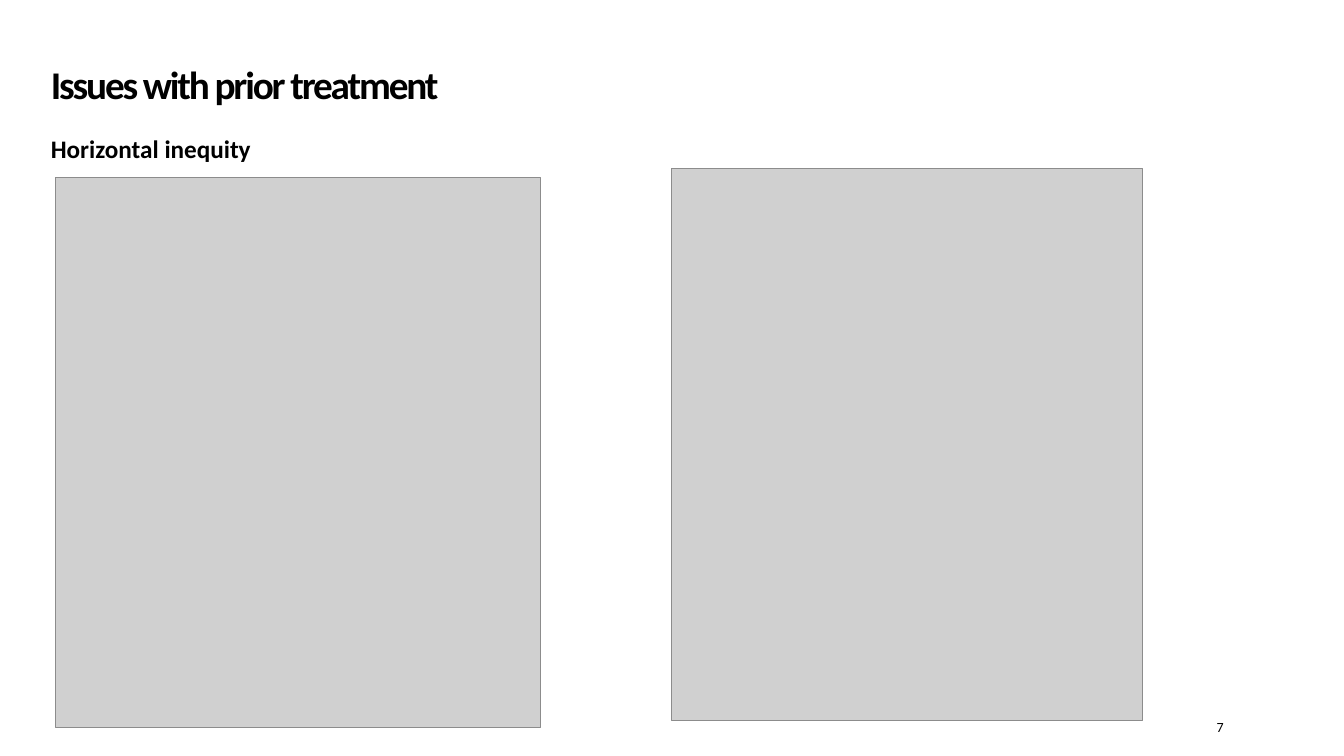
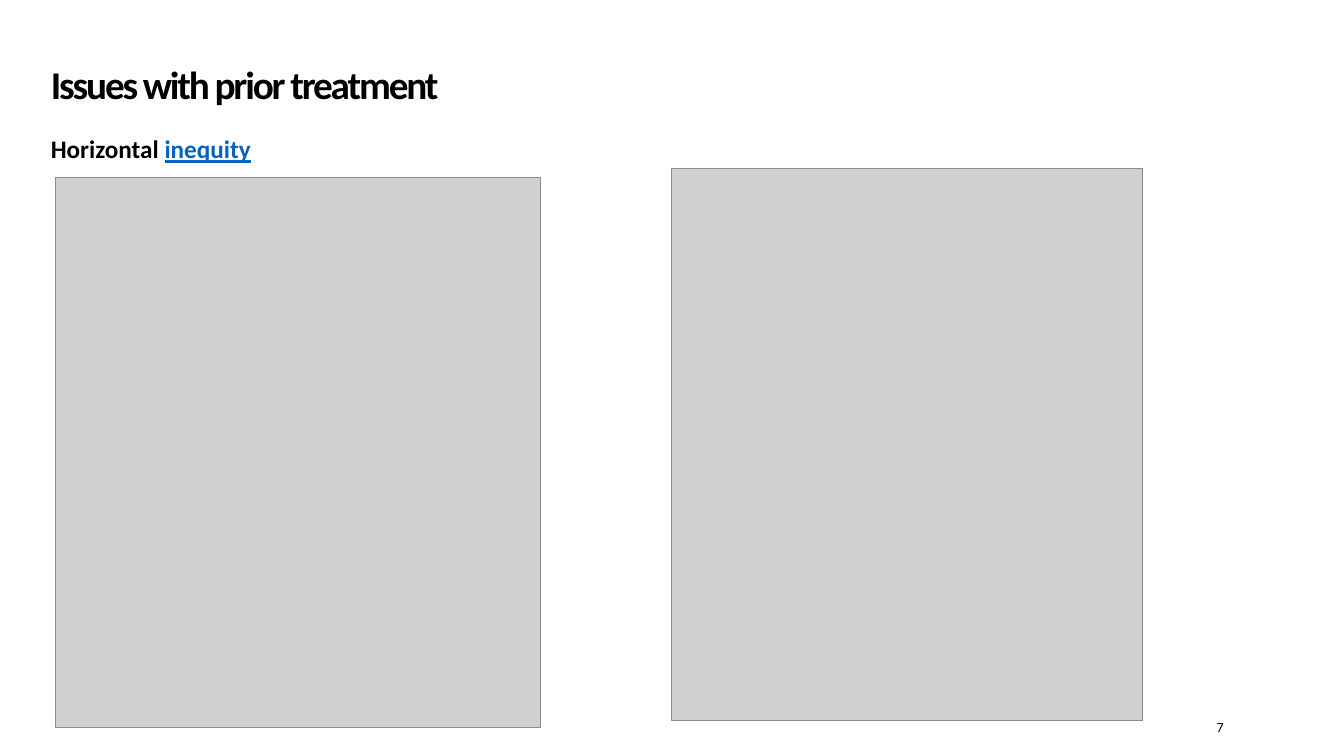
Before and after one commit to Zjub/TVHENZ, a slide deck: slide 7 of e61 Projects/Presentations/QETA Post-Budget 2026.pptx. Drawn at 1344x756 pixels with LibreOffice and Linux fonts; fonts in the diff are those of the drawing; grey boxes stand for pictures; background and template pictures are left out. Boxes give left, top, right and bottom in pixels: in the first picture for what was removed or moved away, otherwise in the second. Text is boxed around its words. In the diff, an @@ line names an element or a change of style, - is before the commit and + after.

```diff
--- a/e61 Projects/Presentations/QETA Post-Budget 2026.pptx
+++ b/e61 Projects/Presentations/QETA Post-Budget 2026.pptx
@@ text "Horizontal inequity" at (51, 140, 251, 163): text colour #000000 to #0563C1, underline on in "inequity" @@
```
Also in this commit, not shown: 5 other slides changed, 8 slides added, 1 slide removed, 3 other files.
